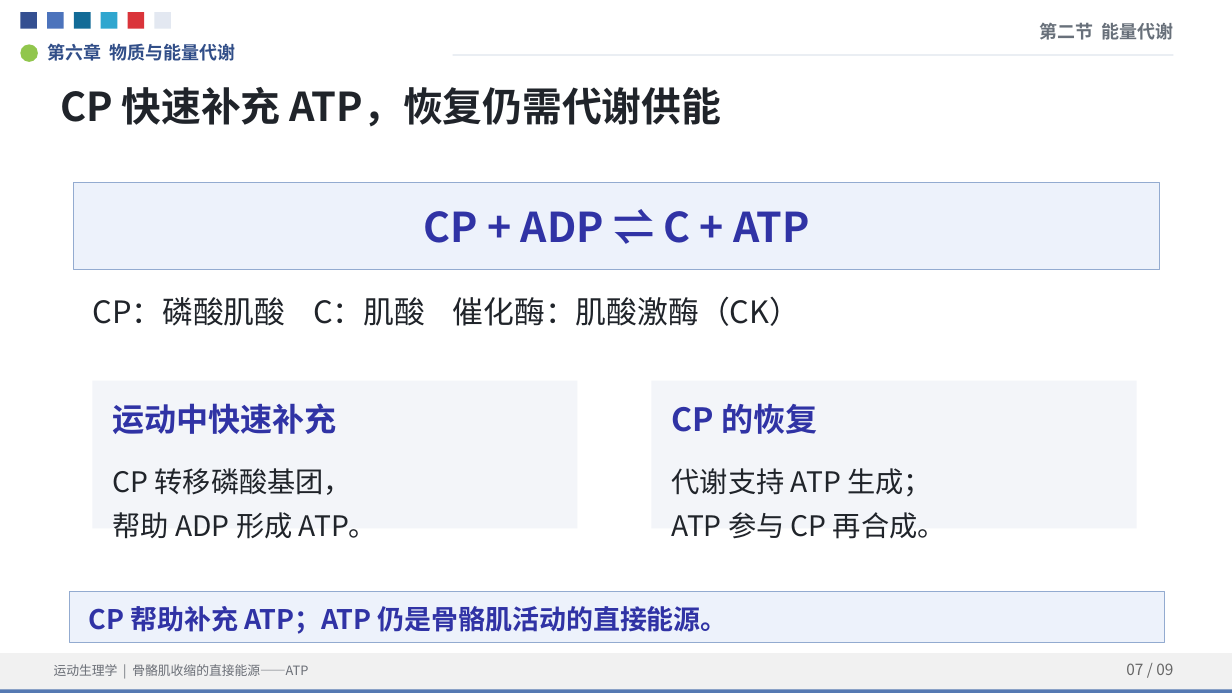
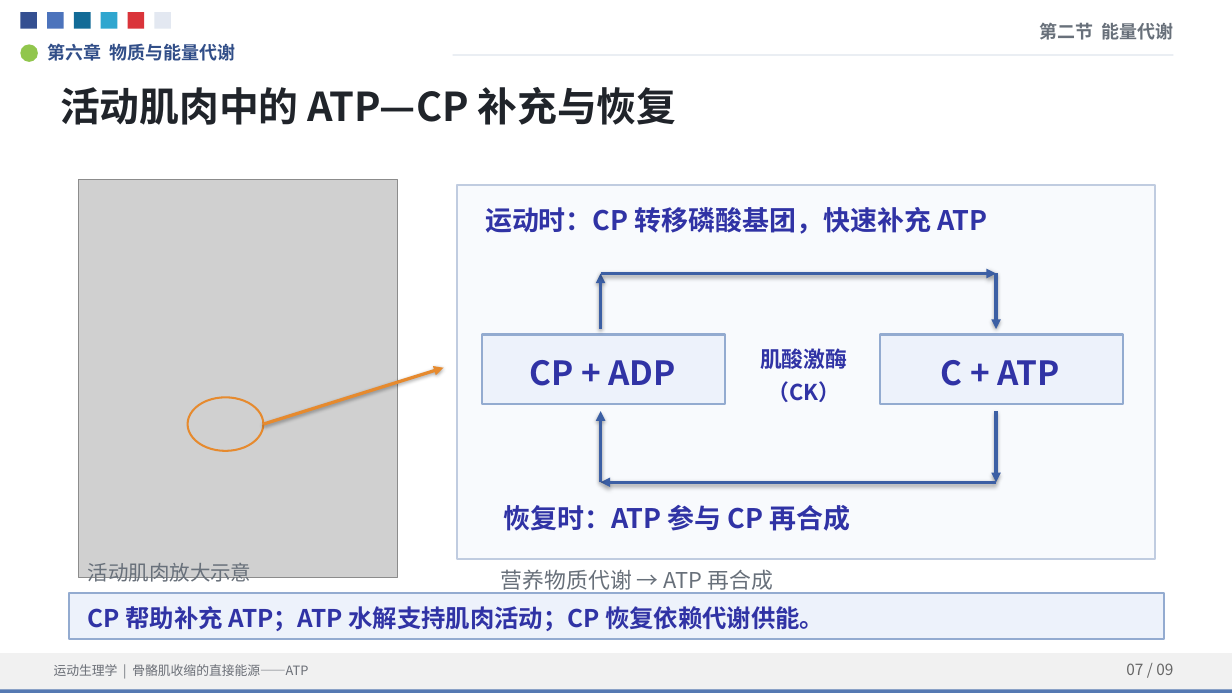
Before and after one commit to TaoXyjammy/ATPLecture, a slide deck: slide 7 of ATP_Lecture_Animated.pptx. Drawn at 1232x693 pixels with LibreOffice and Linux fonts; fonts in the diff are those of the drawing; grey boxes stand for pictures. Boxes give left, top, right and bottom in pixels: in the first picture for what was removed or moved away, otherwise in the second. Text is boxed around its words. In the diff, an @@ line names an element or a change of style, - is before the commit and + after.

```diff
--- a/ATP_Lecture_Animated.pptx
+++ b/ATP_Lecture_Animated.pptx
@@ text at bbox=[60, 87, 677, 125]: text changed @@
-CP 快速补充 ATP，恢复仍需代谢供能
+活动肌肉中的 ATP—CP 补充与恢复
@@ picture added at bbox=[79, 179, 397, 578] @@
@@ rectangle removed at bbox=[74, 182, 1160, 270] @@
@@ rectangle added at bbox=[457, 185, 1155, 559], fill #F8FAFD, outline #C0CCE0 1.6 pt @@
@@ text added at bbox=[485, 207, 987, 234], 21 pt, text #3033A5, bold @@
+运动时：CP 转移磷酸基团，快速补充 ATP
@@ text removed at bbox=[92, 297, 801, 326] @@
-CP：磷酸肌酸 C：肌酸 催化酶：肌酸激酶（CK）
@@ arrow added from (601, 329) to (601, 274), #3C5FA4 2.5 pt @@
@@ arrow added from (601, 274) to (996, 274), #3C5FA4 2.5 pt @@
@@ arrow added from (996, 274) to (996, 329), #3C5FA4 2.5 pt @@
@@ rectangle added at bbox=[482, 335, 726, 404], fill #EDF2FB, outline #93ABD0 1.6 pt @@
@@ text added at bbox=[760, 345, 847, 402], 17 pt, text #3033A5, bold @@
+肌酸激酶
+（CK）
@@ rectangle added at bbox=[880, 335, 1123, 404], fill #EDF2FB, outline #93ABD0 1.6 pt @@
@@ rectangle removed at bbox=[92, 381, 578, 529] @@
@@ arrow added from (263, 424) to (444, 368), #E68A2E 2.5 pt @@
@@ text at bbox=[530, 360, 676, 386]: text changed; size 32 to 26 pt @@
-CP + ADP ⇌ C + ATP
+CP + ADP
@@ rectangle removed at bbox=[652, 381, 1137, 529] @@
@@ text added at bbox=[941, 360, 1060, 386], 26 pt, text #3033A5, bold @@
+C + ATP
@@ text removed at bbox=[113, 403, 337, 434] @@
-运动中快速补充
@@ ellipse added at bbox=[188, 397, 263, 451], outline #E68A2E 1.6 pt @@
@@ arrow added from (601, 482) to (601, 411), #3C5FA4 2.5 pt @@
@@ text removed at bbox=[672, 403, 817, 434] @@
-CP 的恢复
@@ arrow added from (996, 411) to (996, 482), #3C5FA4 2.5 pt @@
@@ text removed at bbox=[113, 468, 377, 539] @@
-CP 转移磷酸基团，
-帮助 ADP 形成 ATP。
@@ text at bbox=[504, 505, 850, 531]: text changed; size 22 to 21 pt; text colour #20242A to #3033A5; bold on @@
-代谢支持 ATP 生成；
-ATP 参与 CP 再合成。
+恢复时：ATP 参与 CP 再合成
@@ arrow added from (996, 482) to (601, 482), #3C5FA4 2.5 pt @@
@@ text added at bbox=[88, 563, 252, 586], 16 pt, text #68707A @@
+活动肌肉放大示意
@@ text added at bbox=[501, 569, 773, 594], 17 pt, text #68707A @@
+营养物质代谢 → ATP 再合成
@@ rectangle at bbox=[69, 593, 1165, 640]: outline #93ABD0 0.75 pt to #93ABD0 1.6 pt @@
@@ text at bbox=[88, 606, 824, 631]: text changed; size 21 to 19 pt @@
-CP 帮助补充 ATP；ATP 仍是骨骼肌活动的直接能源。
+CP 帮助补充 ATP；ATP 水解支持肌肉活动；CP 恢复依赖代谢供能。
```
Also in this commit, not shown: 3 other slides changed, 7 other files.
